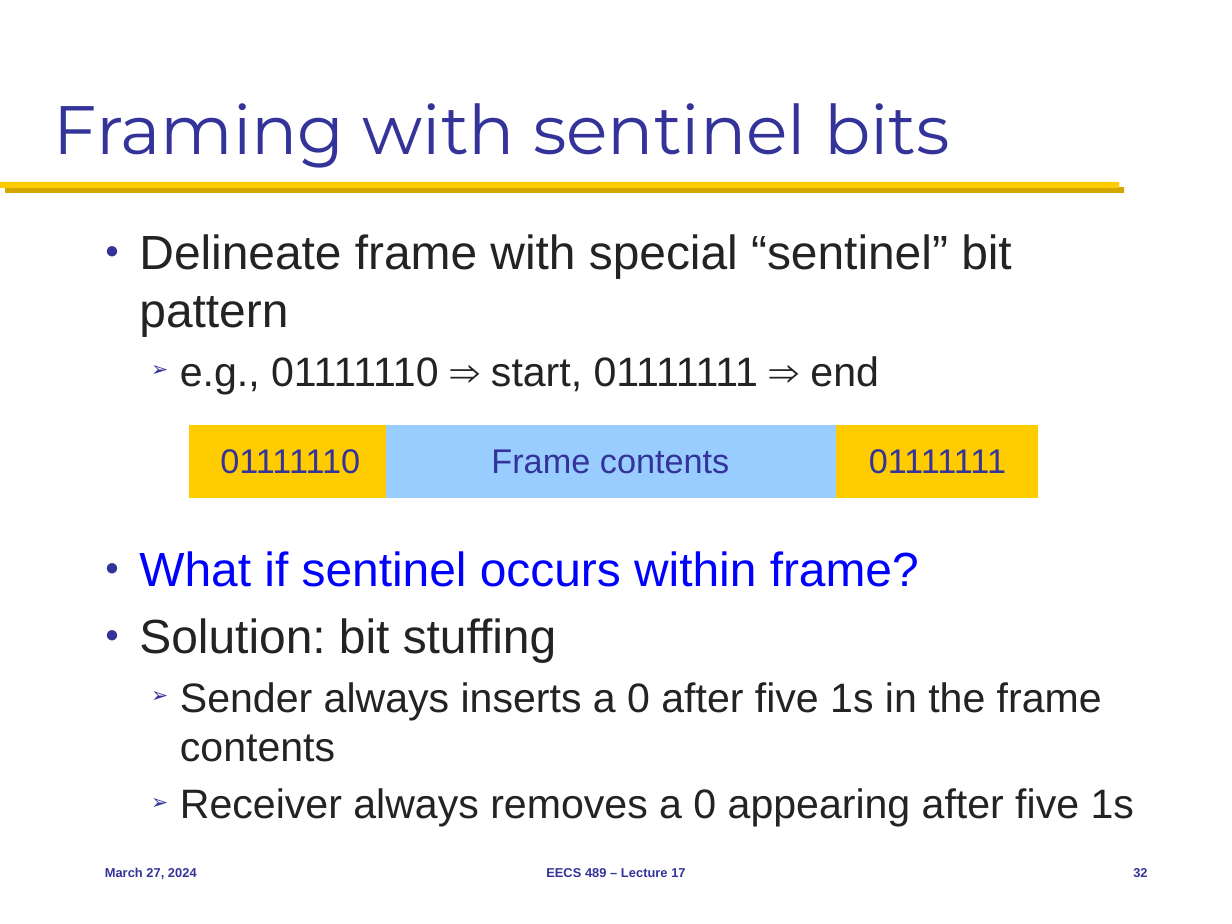
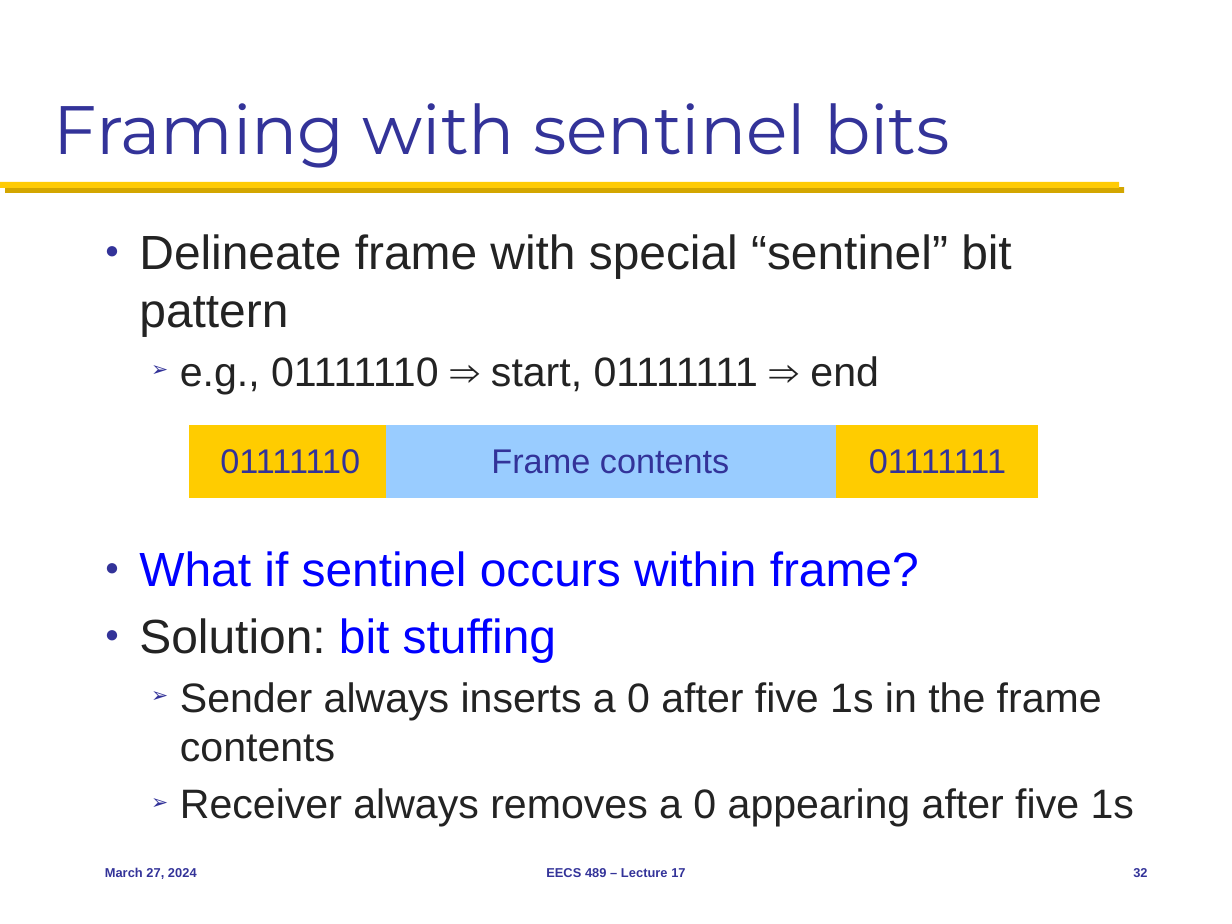
Before and after one commit to mosharaf/eecs489, a slide deck: slide 32 of Slides/032724.pptx. Drawn at 1232x924 pixels with LibreOffice and Linux fonts; fonts in the diff are those of the drawing. Boxes give left, top, right and bottom in pixels: in the first picture for what was removed or moved away, otherwise in the second. Text is boxed around its words. In the diff, an @@ line names an element or a change of style, - is before the commit and + after.

```diff
--- a/Slides/032724.pptx
+++ b/Slides/032724.pptx
@@ text at <box>139,618,556,662</box>: text colour #232323 to #0000FF in "bit stuffing" @@
```
Also in this commit, not shown: 4 other slides changed, 1 other file.
